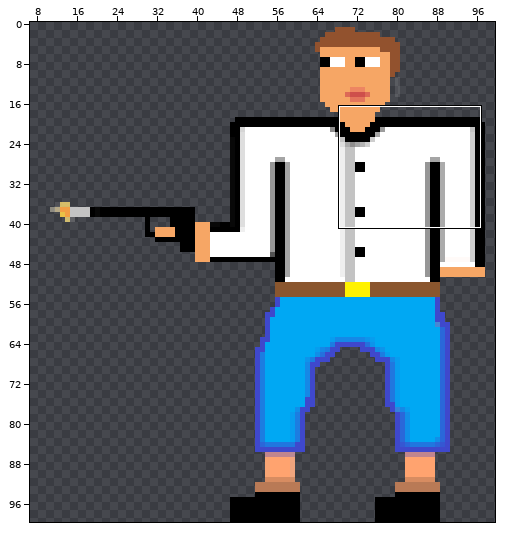
Two states of a sprite sheet, hra/assets/spriteShooting2.png. Above, an overview of the earlier version with the close-up marked.
Close-up. As it was:
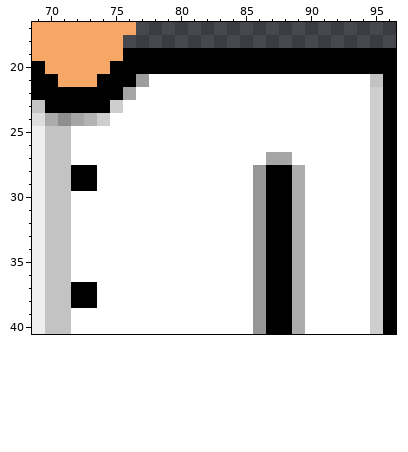
The file is 100x100 pixels. Pixels under 10% opacity are left out. Colours within 5 levels of each other are drawn and written as one. Shown: x 69..96, y 17..40. The wide view leaves out empty margins.
And afterwards:
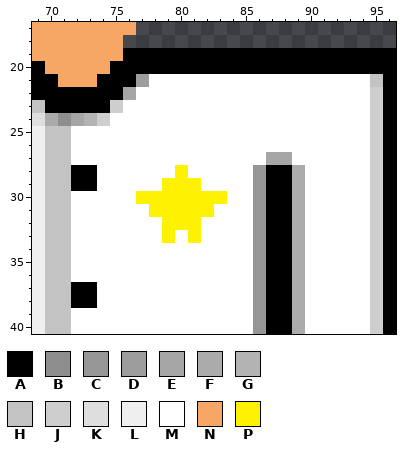
Palette (. is transparent): A #000000  B #8f8e8e  C #969696  D #9d9d9d  E #a5a5a5  F #ababab  G #b3b3b3  H #c3c3c3  J #cecece  K #dedede  L #efefef  M #ffffff  N #f6a665  P #fff200
Change:
Changed rows in their new state; - is an unchanged pixel.
first column x 77:
28 ---P---
29 --PPP--
30 PPPPPPP
31 -PPPPP-
32 --PPP--
33 --P-P--
